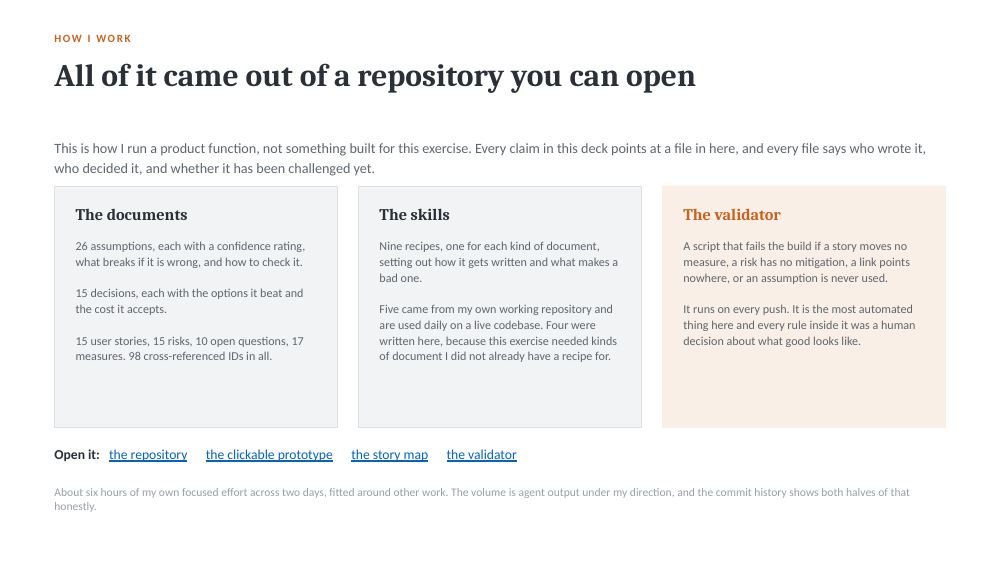
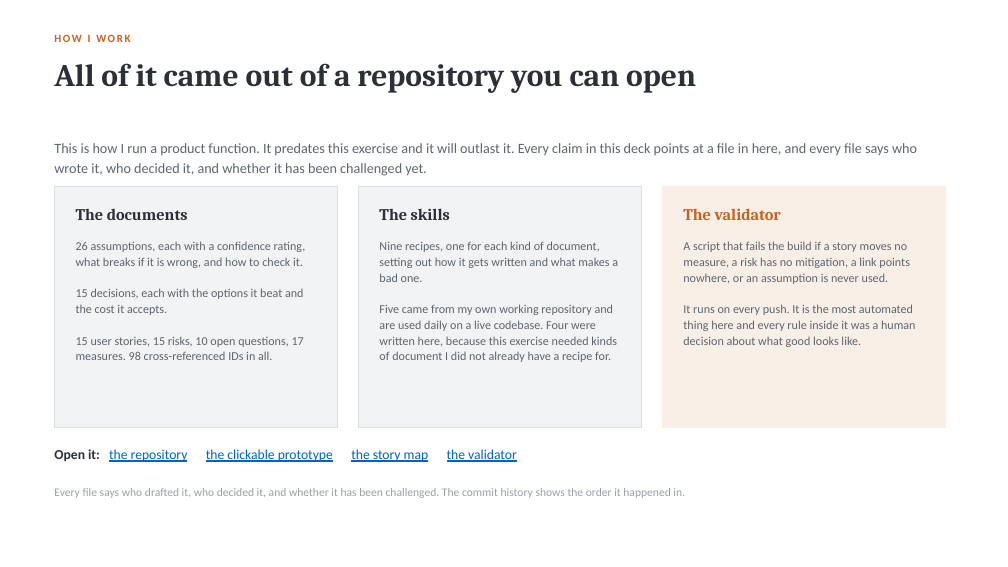
Before and after one commit to dannydaley76/cameramatics-product-brain, a slide deck: slide 17 of deck/cameramatics-danny-daley.pptx. Drawn at 1008x567 pixels with LibreOffice and Linux fonts; fonts in the diff are those of the drawing. Boxes give left, top, right and bottom in pixels: in the first picture for what was removed or moved away, otherwise in the second. Text is boxed around its words. In the diff, an @@ line names an element or a change of style, - is before the commit and + after.

```diff
--- a/deck/cameramatics-danny-daley.pptx
+++ b/deck/cameramatics-danny-daley.pptx
@@ text at box(54, 143, 917, 176): text changed @@
-This is how I run a product function, not something built for this exercise. Every claim in this deck points at a file in here, and every file says who wrote it, who decided it, and whether it has been challenged yet.
+This is how I run a product function. It predates this exercise and it will outlast it. Every claim in this deck points at a file in here, and every file says who wrote it, who decided it, and whether it has been challenged yet.
@@ text at box(54, 488, 685, 498): text changed @@
-About six hours of my own focused effort across two days, fitted around other work. The volume is agent output under my direction, and the commit history shows both halves of that honestly.
+Every file says who drafted it, who decided it, and whether it has been challenged. The commit history shows the order it happened in.
```
Also in this commit, not shown: 11 other slides changed, 9 other files.
